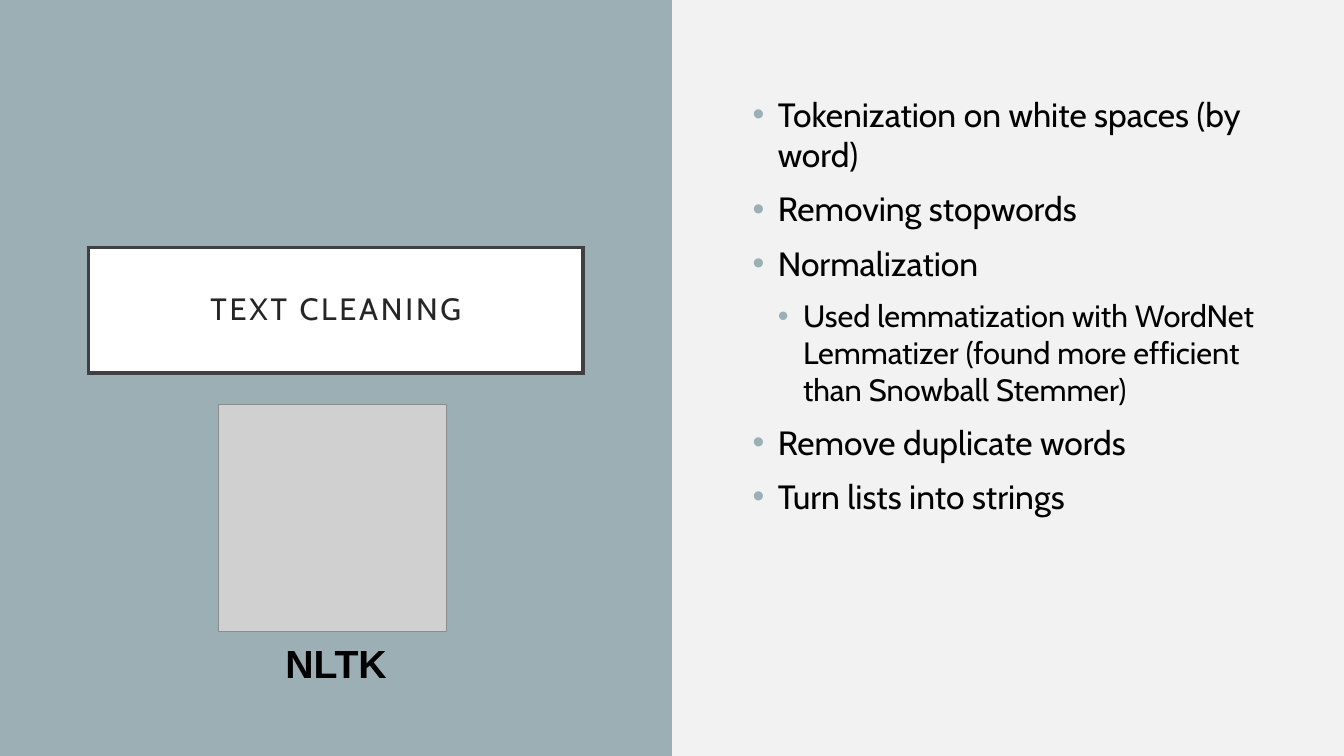
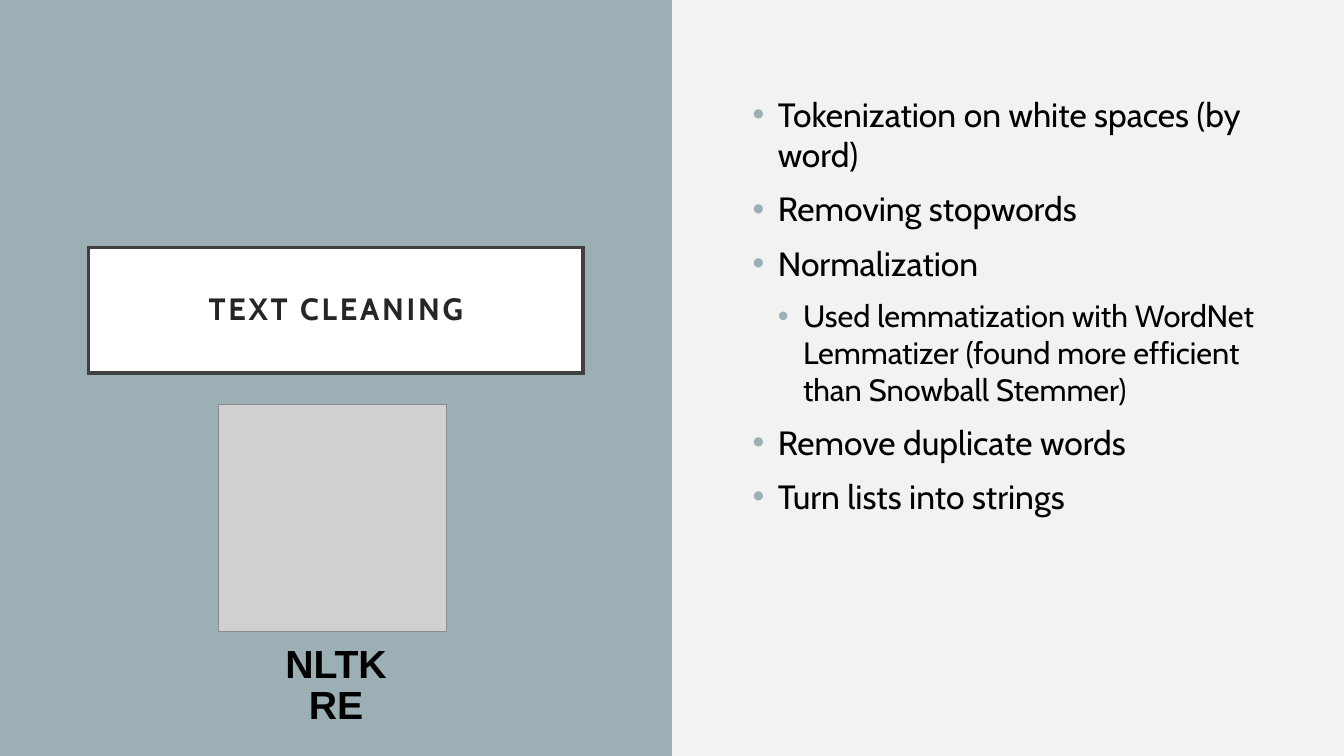
Before and after one commit to joshho77/NLP_Project, a slide deck: slide 13 of NLP Project Slides.pptx. Drawn at 1344x756 pixels with LibreOffice and Linux fonts; fonts in the diff are those of the drawing; grey boxes stand for pictures. Boxes give left, top, right and bottom in pixels: in the first picture for what was removed or moved away, otherwise in the second. Text is boxed around its words. In the diff, an @@ line names an element or a change of style, - is before the commit and + after.

```diff
--- a/NLP Project Slides.pptx
+++ b/NLP Project Slides.pptx
@@ title "TEXT CLEANING" at [89,247,584,373]: bold on @@
@@ text added at [309,692,363,719], 28 pt, text #000000, bold @@
+RE
```
Also in this commit, not shown: 13 other slides changed, 2 other files.
